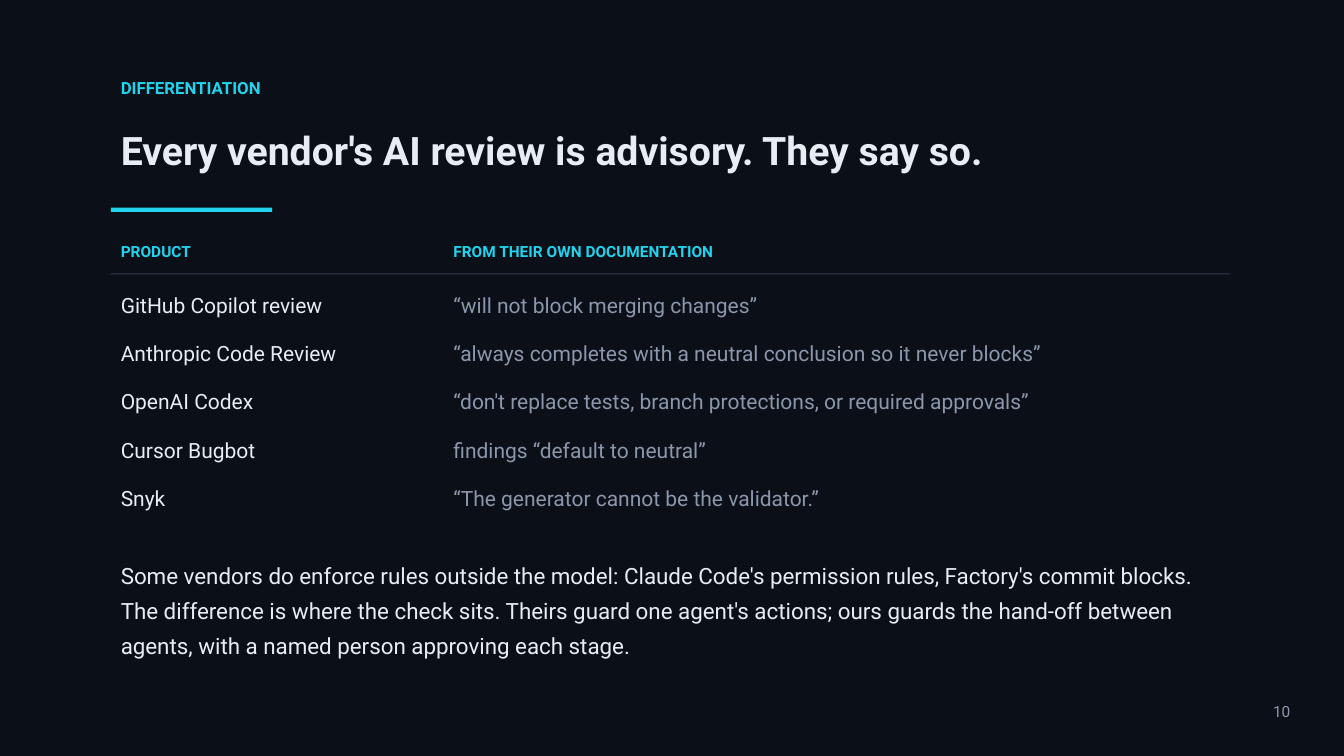
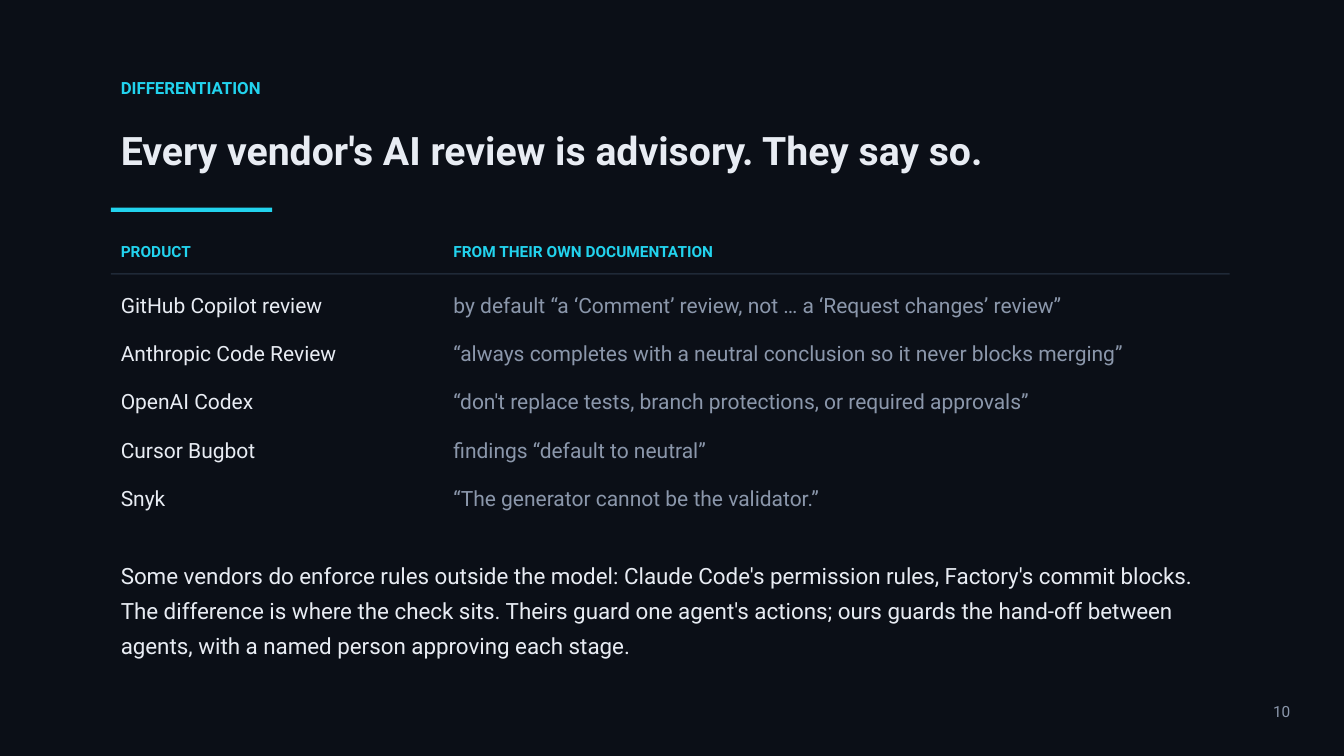
Before and after one commit to mohamedsorour1998/technical-presentations, a slide deck: slide 10 of talks/devops-hackathon-final/pitch/TheAgentOrg-Final.pptx. Drawn at 1344x756 pixels with LibreOffice and Linux fonts; fonts in the diff are those of the drawing. Boxes give left, top, right and bottom in pixels: in the first picture for what was removed or moved away, otherwise in the second. Text is boxed around its words. In the diff, an @@ line names an element or a change of style, - is before the commit and + after.

```diff
--- a/talks/devops-hackathon-final/pitch/TheAgentOrg-Final.pptx
+++ b/talks/devops-hackathon-final/pitch/TheAgentOrg-Final.pptx
@@ text at (453,297,1062,318): text changed @@
-“will not block merging changes”
+by default “a ‘Comment’ review, not … a ‘Request changes’ review”
@@ text at (453,345,1122,366): text changed @@
-“always completes with a neutral conclusion so it never blocks”
+“always completes with a neutral conclusion so it never blocks merging”
```
Also in this commit, not shown: 5 other slides changed, 4 other files.
